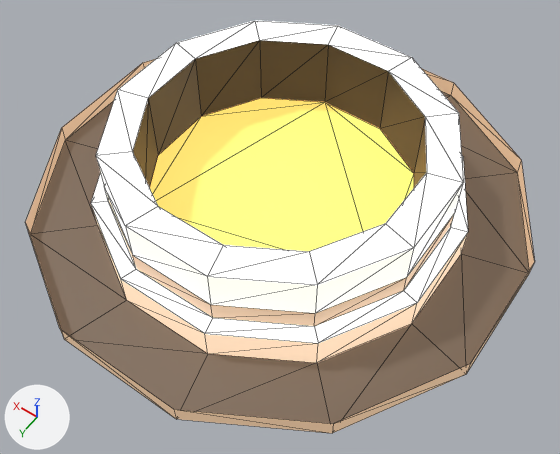
Before and after pictures for a commit that changed the glTF model models/gltf/earth_ground.glb.
Before and after are seen from a camera (50 mm lens) standing at (-9.29, 13.08, 22.12) and looking at (-0.76, 1.15, 3.37). Arrows for +X, +Y and +Z are at lower left; the lights stay in place. Mesh edges are drawn as thin lines. Vertices at the same position are counted once.

Objects in the first picture: 'earth_ground'.
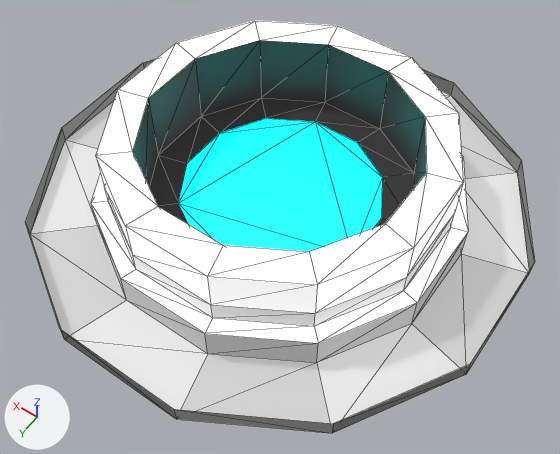
What changed in the scene script:
```text
Add img_map:
    img_map = load_image('map', '_unpacked/map', 1024, 1024, 'sRGB')
Change mat_basic_toon:
    where n2 = _N.new('ShaderNodeTexImage'); n2.name = 'Image Texture'
    n2.image: img_map2 -> img_map
    where n3 = _N.new('ShaderNodeTexImage'); n3.name = 'Image Texture.001'
    n3.image: img_map2 -> img_map
Change me_cylinder_005:
    used by ob_earth_ground; location = (0.0, 0.0, 0.0)
    remove me_cylinder_005.from_pydata(...)  # 108 vertices, 202 faces; spans x -7.7..7.7, y -7.7..7.7, z 2.9..6.0
    add me_cylinder_005.from_pydata(...)  # 120 vertices, 226 faces; spans x -7.7..7.7, y -7.7..7.7, z 2.9..6.0
    me_cylinder_005 part 1
    10 faces are deleted
    12 vertices are added at x -3.2..3.2, y -3.2..3.2, z 3.5
    34 new faces join them
    me_cylinder_005 part 2: 192 kept faces spanning x -7.7..7.7, y -7.7..7.7, z 2.9..6.0 get new texture (UV) coordinates
```

What differs and where, as boxes (x1, y1, x2, y2) in the pictures (560 x 454 px):
'earth_ground', surface changed, reshaped
    both: (25, 20, 535, 433)
part 1 of me_cylinder_005, built on
    both: (150, 98, 414, 252)
part 2 of me_cylinder_005, surface changed (brown to white)
    both: (25, 38, 535, 433)
